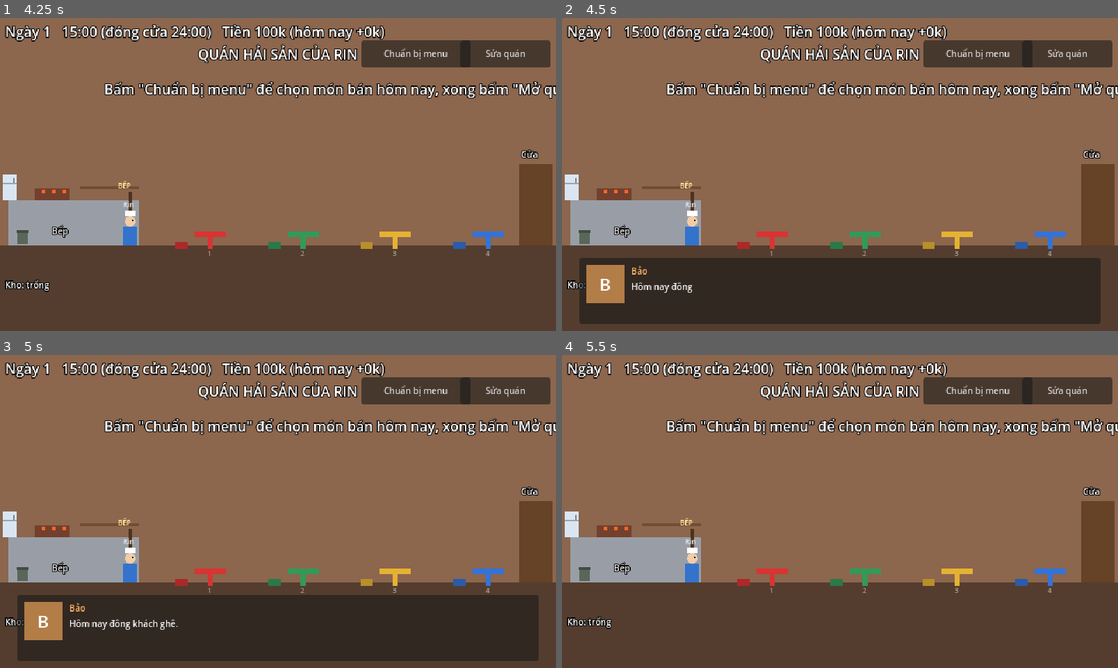
Above: before the commit, frames 1-4 (two rows, left to right).
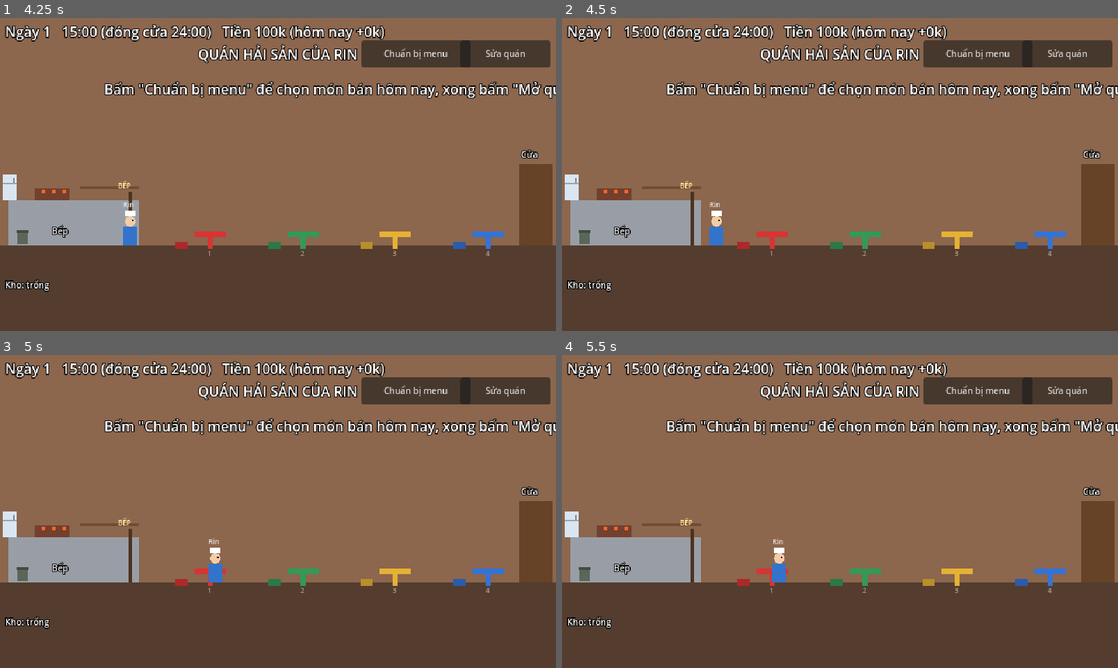
Above: after the commit, the same moments.

Repository: Th1nh2411/tide-then-table
Game: Godot game, scene res://scenes/main_menu/main_menu.tscn
The game is run twice, just before and just after one commit, with the same random seed, the same clock (stepped at 60 frames per second) and the same inputs.
Inputs (mouse positions are in pixels of both pictures, inside the frame that each line leads up to):
- Up to frame 1 (4.25 s): click "Chơi mới" at 0.5 s; tap Enter at 1.25 s; move the mouse to (400, 158) at 1.27 s; hold D (turn_right) 1.28-2 s; hold Space (cast) 1.28-2 s; click (400, 158) at 1.42 s; click "Về nhà ngủ →" at 2 s; drag from (166, 190) to (250, 237) at 2.77 s; click "Dậy mở quán (15:00)" at 3.5 s
- Up to frame 2 (4.5 s): move the mouse to (895, 105) at 4.27 s; hold D (turn_right) from 4.28 s (still down); hold E (interact) from 4.28 s (still down)
- Up to frame 3 (5 s): keep holding D (turn_right); keep holding E (interact)
- Up to frame 4 (5.5 s): release D (turn_right) at 5 s; release E (interact) at 5 s; drag from (812, 574) to (673, 464) at 5.02 s

Frame 1 is identical in both runs. In frame 2, 20% of the frame differs, in the area x 3-97%, y 58-98%; in frame 3, 20%; in frame 4, 0.5%.

Commit message:
fix(restaurant): no talking to hidden characters (Bảo before he's hired); closing serves the guests still inside instead of sending them away

Diff:
--- a/scenes/common/talker.gd
+++ b/scenes/common/talker.gd
@@ -21,6 +21,9 @@
 
 func can_talk() -> bool:
 	var owner_node := get_parent()
+	# Hidden characters (not here yet / gone) can't be talked to.
+	if owner_node is CanvasItem and not (owner_node as CanvasItem).is_visible_in_tree():
+		return false
 	return owner_node.call("can_talk") if owner_node.has_method("can_talk") else true
 
 
--- a/scenes/restaurant/customer_manager.gd
+++ b/scenes/restaurant/customer_manager.gd
@@ -116,17 +116,11 @@
 	_spawn_left = first_spawn_delay
 
 
-## No new customers; those already inside may still be served and eat.
+## No new customers; those already inside are still served and eat (or
+## run out of patience) before the shop really closes.
 func stop_shift() -> void:
 	_accepting = false
 	_regulars_to_spawn.clear()
-
-
-## Everyone not eating leaves now (not counted as angry).
-func clear_room() -> void:
-	for customer in _customers.duplicate():
-		if customer.state != Customer.State.EATING:
-			_send_away(customer, false)
 
 
 ## Nobody inside.
--- a/scenes/restaurant/restaurant_scene.gd
+++ b/scenes/restaurant/restaurant_scene.gd
@@ -32,13 +32,13 @@
 @export var fridge_upgrade: UpgradeData
 ## Cutscenes that can play after the summary (first eligible one, once).
 @export var after_shift_cutscenes: Array[Cutscene] = []
-## After closing, waiting customers get this long to still be served.
-@export var closing_grace_seconds: float = 15.0
 
 var _plan: MenuPlan
 var _time_left: float = 0.0
 var _shift_running: bool = false
 var _shift_over: bool = false
+## Closed to new customers, still serving the ones inside.
+var _closing: bool = false
 var _earned_today: int = 0
 var _market_spent: int = 0
 var _variety_count: int = 0
@@ -162,7 +162,7 @@
 	# Rin walks freely whenever no panel covers the room.
 	_rin.active = not (_kitchen_view.visible or _renovation.visible or _menu_panel.visible
 		or _summary_panel.visible)
-	_rin.kitchen_open = _shift_running
+	_rin.kitchen_open = _shift_running or _closing
 	if _shift_running:
 		_time_left = maxf(_time_left - delta, 0.0)
 		if _time_left <= 0.0:
@@ -180,17 +180,17 @@
 	if not _shift_running:
 		return
 	_shift_running = false
+	_closing = true
 	_close_early_button.hide()
 	_customers.stop_shift()
-	_show_message(reason)
-	# Customers already inside can still be served for a while.
-	var waited := 0.0
-	while not _customers.is_idle() and waited < closing_grace_seconds:
+	if _customers.is_idle():
+		_show_message(reason)
+	else:
+		_show_message("%s Không nhận khách mới, phục vụ nốt khách trong quán." % reason, 3.0)
+	# Everyone inside gets served and eats (or runs out of patience) first.
+	while not _customers.is_idle():
 		await get_tree().process_frame
-		waited += get_process_delta_time()
-	_customers.clear_room()
-	while not _customers.is_idle():  # the last ones finish eating
-		await get_tree().process_frame
+	_closing = false
 	var cooking: CookingOverlay = $CookingOverlay
 	while cooking.is_running():
 		await get_tree().process_frame
--- a/scenes/restaurant/waiter.gd
+++ b/scenes/restaurant/waiter.gd
@@ -51,7 +51,7 @@
 
 
 func can_talk() -> bool:
-	return is_idle()
+	return is_hired() and is_idle()
 
 
 func deliver(customer: Customer, plate: DishShelf.Plate, table_x: float) -> void:
--- a/scenes/ui/help_panel.gd
+++ b/scenes/ui/help_panel.gd
@@ -54,6 +54,7 @@
   Khách quen (bóng thoại vàng) tới ăn món đã đặt trước.
 
 HẾT CA
+  Đóng quán (sớm / hết giờ): không có khách mới, phục vụ nốt khách trong quán.
   Bảng tổng kết -> "Đóng" -> "Ra khơi".
 
 SỬA QUÁN (trước giờ mở / sau khi bán xong)
Not shown, changed: PLAN.md
